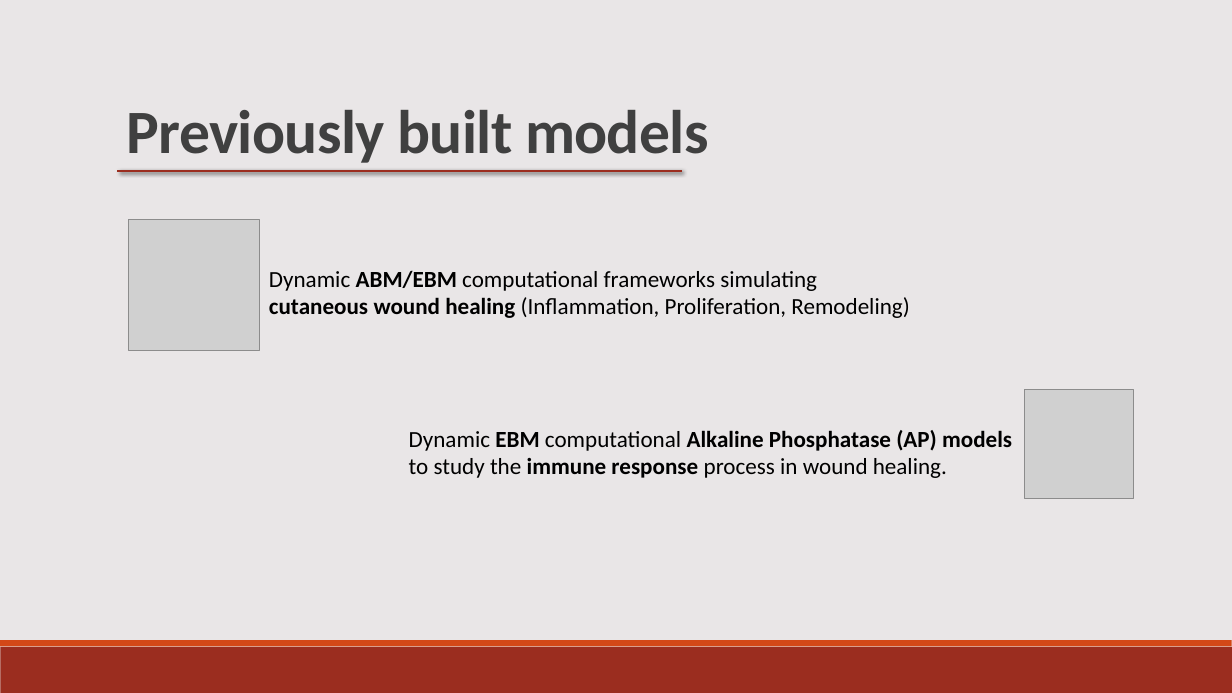
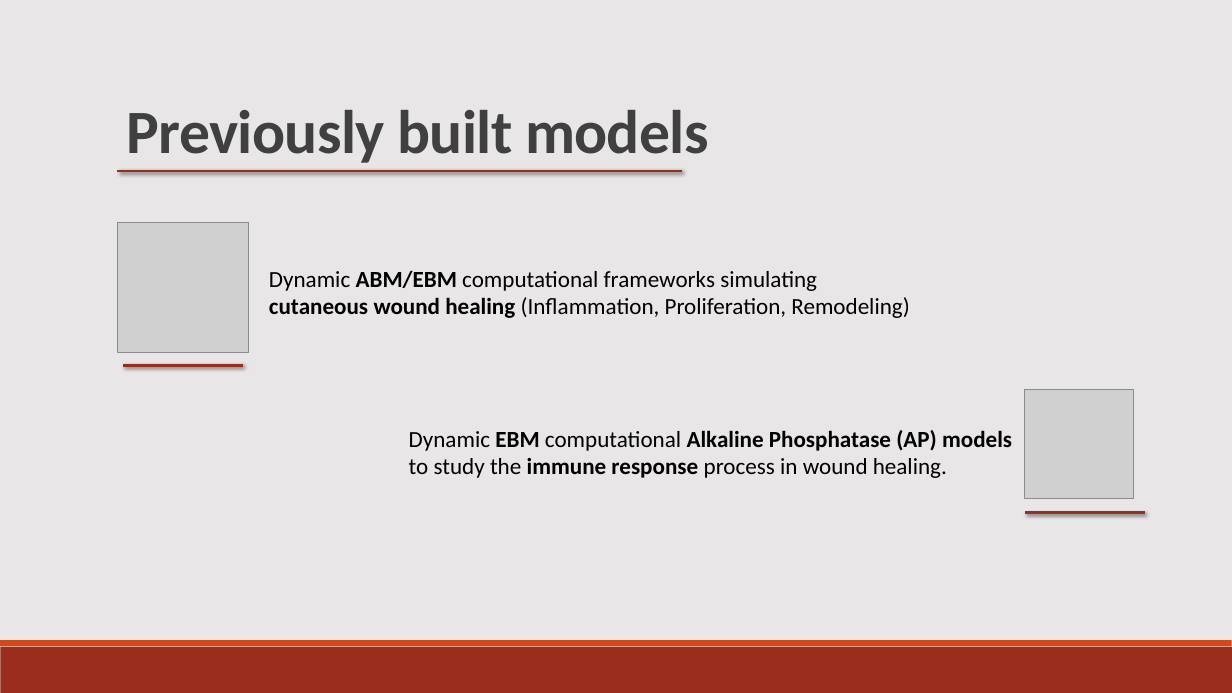
Before and after one commit to BenDickens/Brandwonden-Project-IAS, a slide deck: slide 5 of Notes and Primers/research proposal ppt.pptx. Drawn at 1232x693 pixels with LibreOffice and Linux fonts; fonts in the diff are those of the drawing; grey boxes stand for pictures. Boxes give left, top, right and bottom in pixels: in the first picture for what was removed or moved away, otherwise in the second. Text is boxed around its words. In the diff, an @@ line names an element or a change of style, - is before the commit and + after.

```diff
--- a/Notes and Primers/research proposal ppt.pptx
+++ b/Notes and Primers/research proposal ppt.pptx
@@ picture: place and size @@
-picture at bbox=[128, 219, 260, 350]
+picture at bbox=[117, 222, 249, 353]
@@ line added from (123, 365) to (243, 365), #9B2D1F 2 pt @@
@@ line added from (1025, 513) to (1145, 513), #9B2D1F 2 pt @@
```
Also in this commit, not shown: 1 other file.
